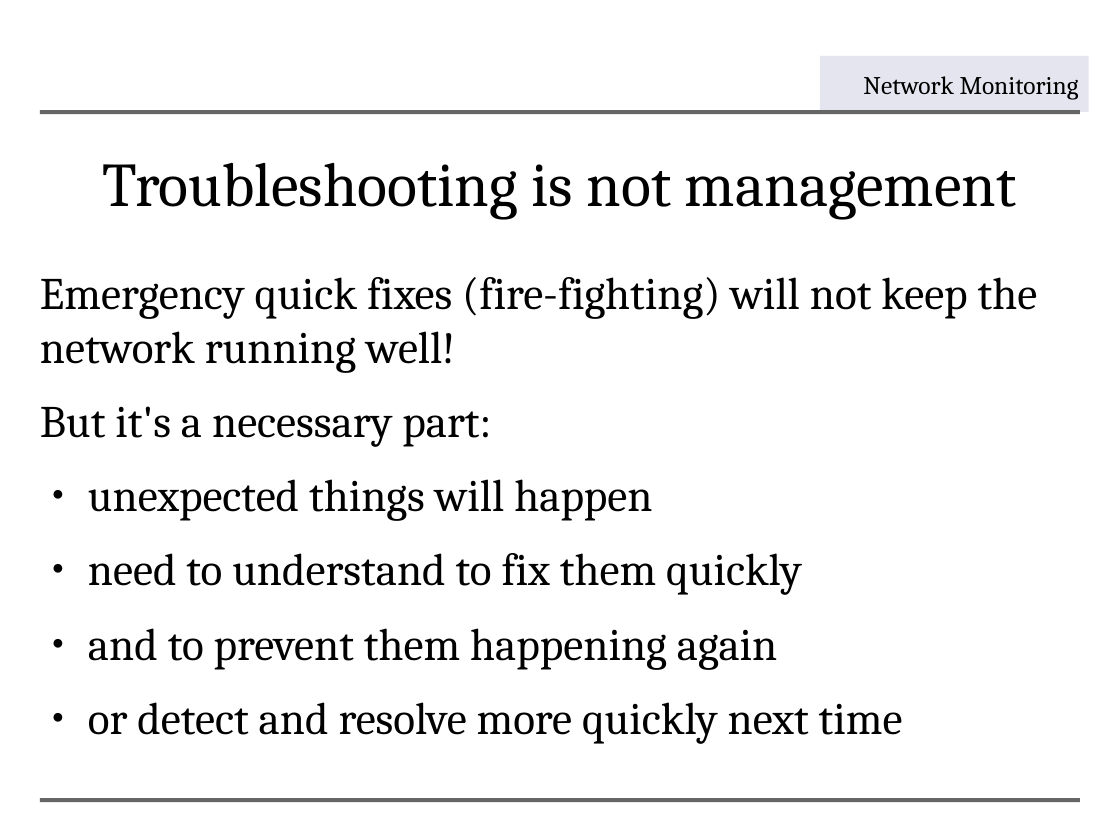
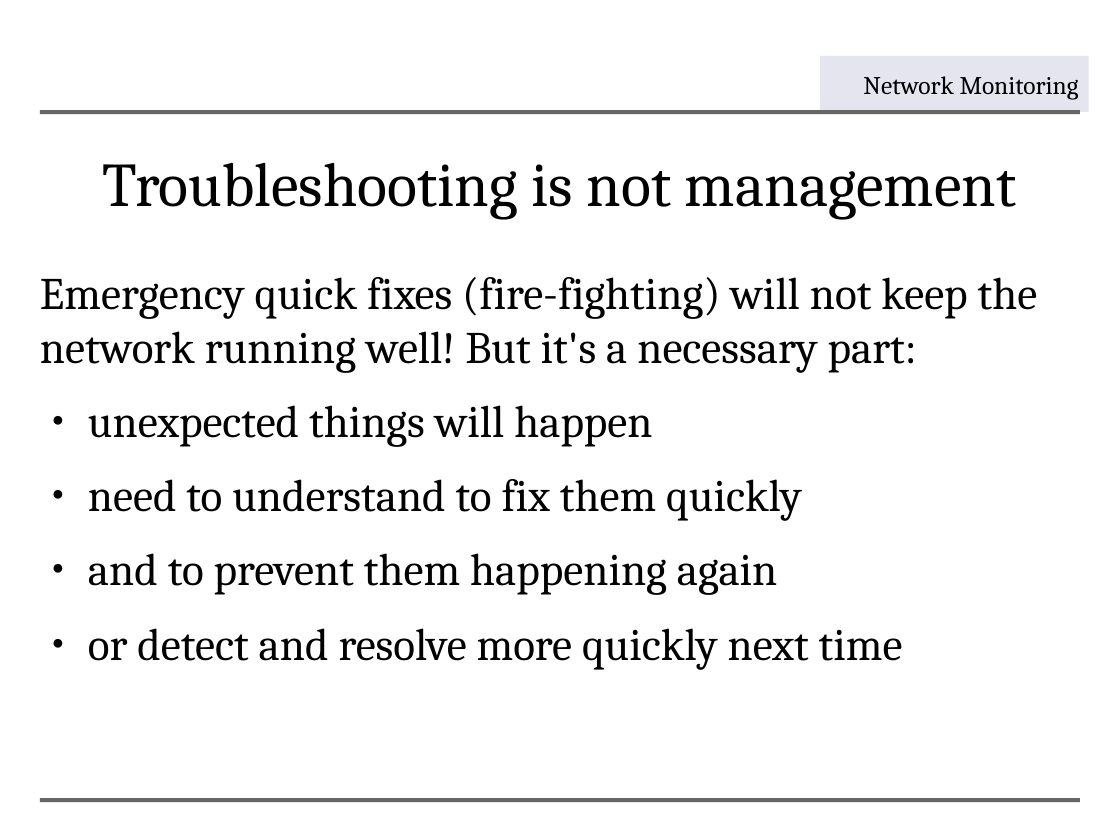
Before and after one commit to aptivate/inaspmaterials, a slide deck: slide 6 of generated/Network_Management/Unit_6_Solving_Network_Problems/Unit_6_Presentation.rst.odp. Drawn at 1120x840 pixels with LibreOffice and Linux fonts; fonts in the diff are those of the drawing; background and template pictures are left out. Boxes give left, top, right and bottom in pixels: in the first picture for what was removed or moved away, otherwise in the second. Text is boxed around its words. In the diff, an @@ line names an element or a change of style, - is before the commit and + after.

```diff
--- a/generated/Network_Management/Unit_6_Solving_Network_Problems/Unit_6_Presentation.rst.odp
+++ b/generated/Network_Management/Unit_6_Solving_Network_Problems/Unit_6_Presentation.rst.odp
@@ text at (40, 277, 1038, 373): text changed @@
-Emergency quick fixes (fire-fighting) will not keep the network running well!
-But it's a necessary part:
+Emergency quick fixes (fire-fighting) will not keep the network running well! But it's a necessary part:
```
Also in this commit, not shown: 3 other slides changed, 1 slide added, 3 slides removed, 12 other files.
